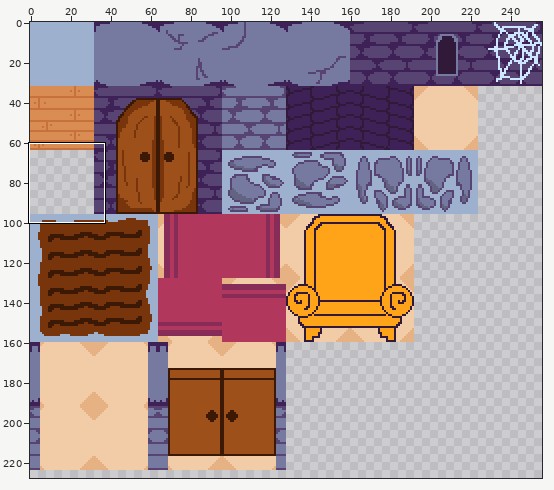
One commit to this sprite sheet: assets/main_tilemap.png. The picture above shows the old version from afar; the outline marks the close-up.
Close-up. As it was:
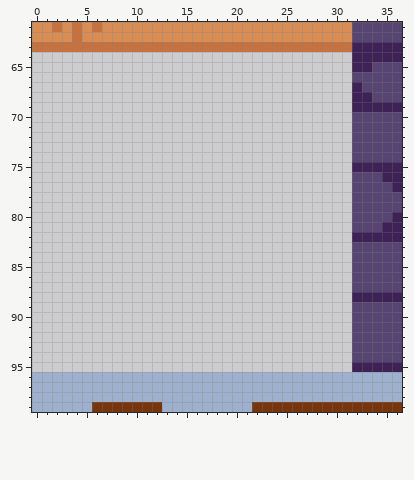
The file is 256x256 pixels. Shown: x 0..36, y 61..99. The wide view leaves out empty margins. The commit also changed other parts of the picture, which this record leaves out.
And afterwards:
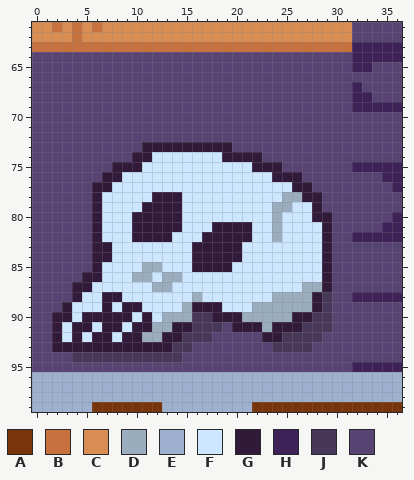
Palette (. is transparent): A #78340a  B #c7723e  C #d98d52  D #99adbe  E #9db0cd  F #cce7ff  G #301939  H #3d2157  J #47385a  K #574473
From old to new:
y 64..72: x 0..31 ................................ -> KKKKKKKKKKKKKKKKKKKKKKKKKKKKKKKK
y 73: x 0..31 ................................ -> KKKKKKKKKKKGGGGGGGGGKKKKKKKKKKKK
y 74: x 0..31 ................................ -> KKKKKKKKKKGGFFFFFFFGGGGKKKKKKKKK
y 75: x 0..31 ................................ -> KKKKKKKKGGGFFFFFFFFFFFGGGKKKKKKK
y 76: x 0..31 ................................ -> KKKKKKKGGFFFFFFFFFFFFFFFGGGKKKKK
y 77: x 0..31 ................................ -> KKKKKKGGFFFFFFFFFFFFFFFFFFGGKKKK
y 78: x 0..31 ................................ -> KKKKKKGFFFFFGGGFFFFFFFFFFDDGGKKK
y 79: x 0..31 ................................ -> KKKKKKGFFFFGGGGFFFFFFFFFDDFFGKKK
y 80: x 0..31 ................................ -> KKKKKKGFFFGGGGGFFFFFFFFFDFFFGGKK
y 81: x 0..31 ................................ -> KKKKKKGFFFGGGGGFFFGGGGFFDFFFFGKK
y 82: x 0..31 ................................ -> KKKKKKGFFFGGGGFFFGGGGGFFDFFFFGKK
y 83..84: x 0..31 ................................ -> KKKKKKGGFFFFFFFFGGGGGFFFFFFFFGKK
y 85: x 0..31 ................................ -> KKKKKKGFFFFDDFFFGGGGFFFFFFFFFGKK
y 86: x 0..31 ................................ -> KKKKKGGFFFDDFDDFFFFFFFFFFFFFFGKK
y 87: x 0..31 ................................ -> KKKKGGFFFFFFDDFFFFFFFFFFFFFDDGKK
y 88: x 0..31 ................................ -> KKKKGFFGGFFFFFFFDFFFFFFFDDDDGJKK
y 89: x 0..31 ................................ -> KKKGFFFGFGGFFFFDGGGFFFDDDDDDGJKK
y 90: x 0..31 ................................ -> KKGGFGGGGGFGFDDDJJGGGDDDDDGGJJKK
y 91: x 0..31 ................................ -> KKGFGGFGGFGGDDGGJJJKGGGDGGGJJJKK
y 92: x 0..31 ................................ -> KKGFGFGGFGGDDGGJJJKKKKKGGJJJJKKK
y 93: x 0..31 ................................ -> KKGGGGGGGGGGGGJJKKKKKKKKJJJJKKKK
y 94: x 0..31 ................................ -> KKKKJJJJJJJJJJJKKKKKKKKKKKKKKKKK
y 95: x 0..31 ................................ -> KKKKKKKKKKKKKKKKKKKKKKKKKKKKKKKK
Where, in picture pixels (left, top, right, bottom), the same in both close-ups:
added: (32, 52, 352, 372)
